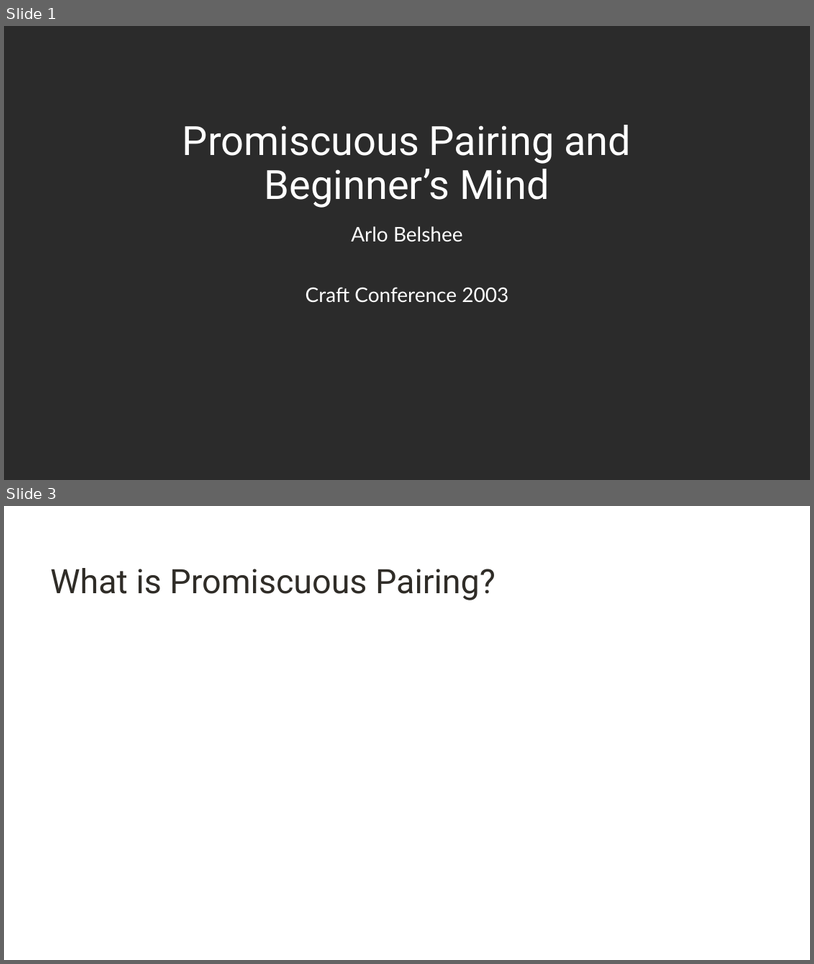
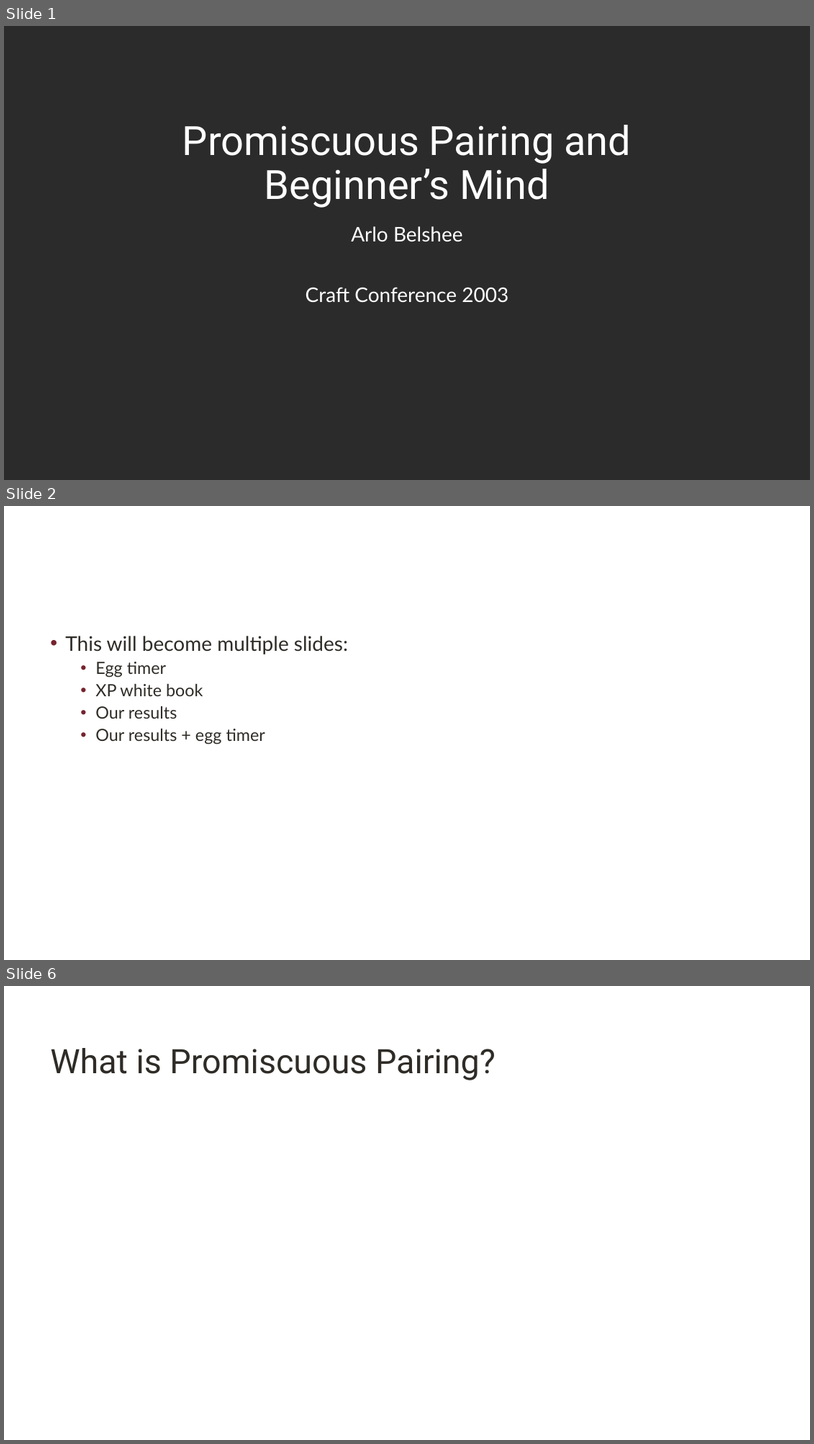
Before and after one commit to digdeeproots/talks, a slide deck: Decks/Craft2023-PromiscuousPairingBeginnerMind.pptx. Shown one above the other, each under a label of ours: slides 1 and 3 before the commit, slides 1, 2 and 6 after it; the slides between them are not shown. The pictures are 814x964 and 814x1444 pixels, drawn with LibreOffice and Linux fonts; fonts in the diff are those of the drawing; background and template pictures are left out; a plain dark background stands for a picture behind light text. Boxes give left, top, right and bottom in pixels: in the first picture for what was removed or moved away, otherwise in the second. Text is boxed around its words. In the diff, an @@ line names an element or a change of style, - is before the commit and + after.

```diff
--- a/Decks/Craft2023-PromiscuousPairingBeginnerMind.pptx
+++ b/Decks/Craft2023-PromiscuousPairingBeginnerMind.pptx
@@ slide 2 added at <box>4,506,810,960</box>, background #FFFFFF @@
@@ text added at <box>65,636,348,744</box>, 20 pt, text #2F2C27 @@
+• This will become multiple slides:
+  • Egg timer
+  • XP white book
+  • Our results
+  • Our results + egg timer
@@ what was slide 3 is now slide 6 @@
```
Also in this commit, not shown: 1 slide changed, 13 other slides added.
